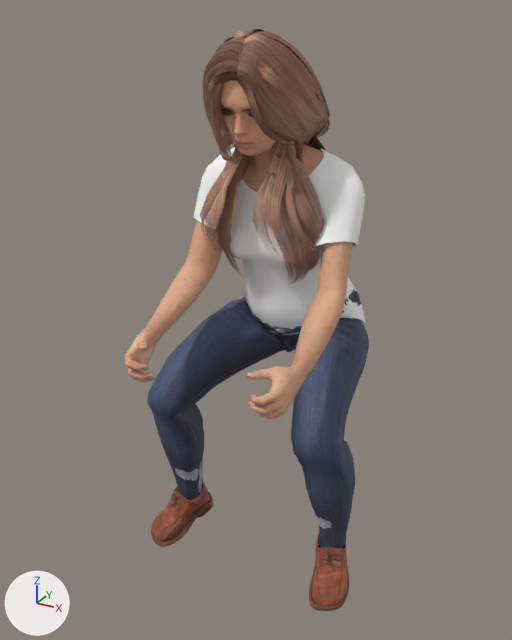
One commit to the glTF model assets/personaggi/realistici/sella-media/donna-05.glb: the scene before it, then after it.
Both versions are drawn from a camera (50 mm lens) standing at (0.722, -1.576, 1.321) and looking at (-0.017, -0.232, 0.649). The lights are fixed; the arrows at lower left show +X, +Y and +Z. The older version comes first. Vertices at exactly the same position are counted once.

Script lines for the objects in view, before the commit:
```python
ob_human = bpy.data.objects.new('Human', me_base_009)
ob_human.location = (0.0, 0.0, -0.234)
ob_human_elvs_daisy_hair = bpy.data.objects.new('Human.elvs_daisy_hair', me_elvs_daisyhair1)
ob_human_elvs_daisy_hair.location = (0.0, 0.0, -0.234)
ob_human_joepal_crude_t_shirt_female = bpy.data.objects.new('Human.joepal_crude_t-shirt_female', me_crudefemaletshirt)
ob_human_joepal_crude_t_shirt_female.location = (0.0, 0.0, -0.234)
ob_human_shoes01 = bpy.data.objects.new('Human.shoes01', me_shoes01_002)
ob_human_shoes01.location = (0.0, 0.0, -0.234)
# also in view: 'Human.punkduck_female_tight_jeans' at (0.0, -0.156, 0.391)
```
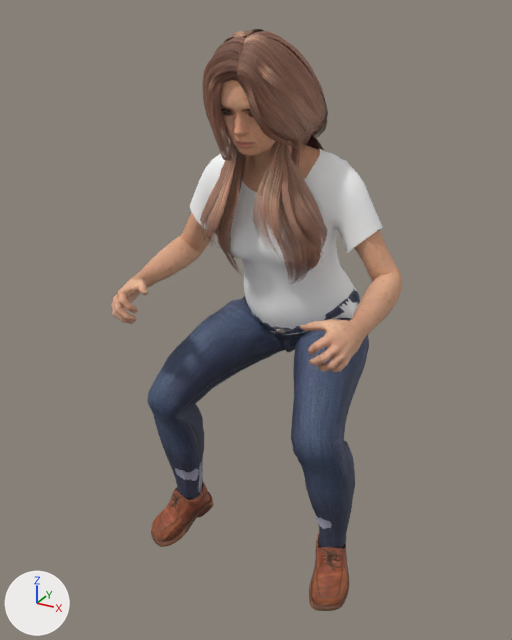
Patch to the scene script:
```diff
--- a/assets/personaggi/realistici/sella-media/donna-05.glb.py
+++ b/assets/personaggi/realistici/sella-media/donna-05.glb.py
@@ me_base_009 @@
 # used by ob_human; location = (0.0, 0.0, -0.234)
-me_base_009.from_pydata(...)  # 8570 vertices, 17008 faces; spans x -0.21..0.21, y -0.535..-0.094, z 0.807..1.497
+me_base_009.from_pydata(...)  # 8570 vertices, 17008 faces; spans x -0.304..0.304, y -0.454..-0.095, z 0.821..1.497
+# me_base_009 part 1: 4209 of 8570 vertices moved; they spanned x -0.21..0.21, y -0.535..-0.094, z 0.807..1.301 and now span x -0.304..0.304, y -0.454..-0.095, z 0.901..1.301; mean shift (0.0, 0.073, 0.078); largest move (-0.174, -0.488, 0.809) -> (-0.279, -0.427, 0.914)
 me_base_009.materials.append(mat_human_body_009)
@@ me_elvs_daisyhair1 @@
 # used by ob_human_elvs_daisy_hair; location = (0.0, 0.0, -0.234)
-me_elvs_daisyhair1.from_pydata(...)  # 4935 vertices, 6639 faces; spans x -0.159..0.139, y -0.365..0.035, z 0.97..1.519
+me_elvs_daisyhair1.from_pydata(...)  # 4935 vertices, 6639 faces; spans x -0.161..0.14, y -0.365..0.035, z 0.97..1.519
+# me_elvs_daisyhair1 part 2: 1924 of 4935 vertices moved; they spanned x -0.159..0.139, y -0.287..0.003, z 1.02..1.408 and now span x -0.161..0.14, y -0.288..0.004, z 1.02..1.408; mean shift (-0.003, -0.004, -0.004); largest move (-0.061, -0.209, 1.266) -> (-0.074, -0.224, 1.249)
 me_elvs_daisyhair1.materials.append(mat_human_elvs_daisy_hair)
@@ me_crudefemaletshirt @@
 # used by ob_human_joepal_crude_t_shirt_female; location = (0.0, 0.0, -0.234)
-me_crudefemaletshirt.from_pydata(...)  # 1095 vertices, 2068 faces; spans x -0.203..0.203, y -0.236..0.08, z 0.802..1.276
+me_crudefemaletshirt.from_pydata(...)  # 1095 vertices, 2068 faces; spans x -0.241..0.241, y -0.235..0.08, z 0.802..1.277
+# me_crudefemaletshirt part 3: 439 of 1095 vertices moved; they spanned x -0.203..0.203, y -0.236..-0.061, z 1.047..1.276 and now span x -0.241..0.241, y -0.221..-0.06, z 1.046..1.277; mean shift (0.0, 0.012, 0.0); largest move (-0.115, -0.205, 1.074) -> (-0.171, -0.145, 1.059)
 me_crudefemaletshirt.materials.append(mat_human_joepal_crude_t_shirt_female)
```

Boxes (x1, y1, x2, y2) around the edits, measured in the pictures (512 x 640 px; the box of a moved part takes in the faces that stretch with it):
'Human', reshaped (26% wider, 14% shorter): before (124, 80, 354, 419); after (111, 80, 402, 372)
'Human.elvs_daisy_hair', reshaped: before (200, 29, 330, 282); after (200, 29, 328, 282)
'Human.joepal_crude_t-shirt_female', reshaped (12% wider): before (194, 147, 365, 335); after (190, 148, 382, 335)
part 1 of me_base_009, moved or reshaped: before (124, 140, 354, 419); after (111, 141, 402, 372)
part 2 of me_elvs_daisyhair1, moved or reshaped: before (200, 84, 330, 274); after (200, 84, 328, 274)
part 3 of me_crudefemaletshirt, moved or reshaped: before (194, 147, 365, 260); after (190, 148, 382, 262)
